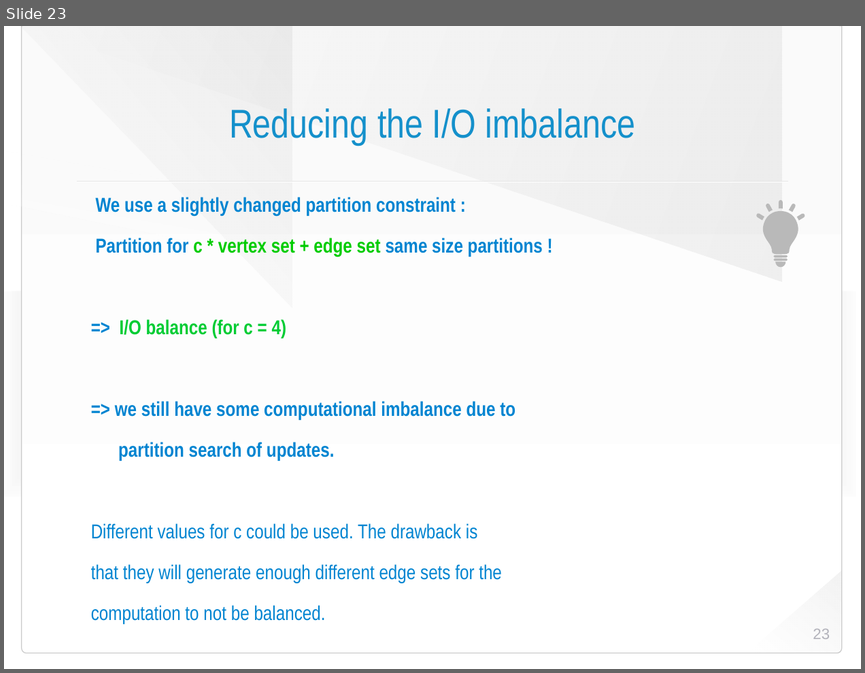
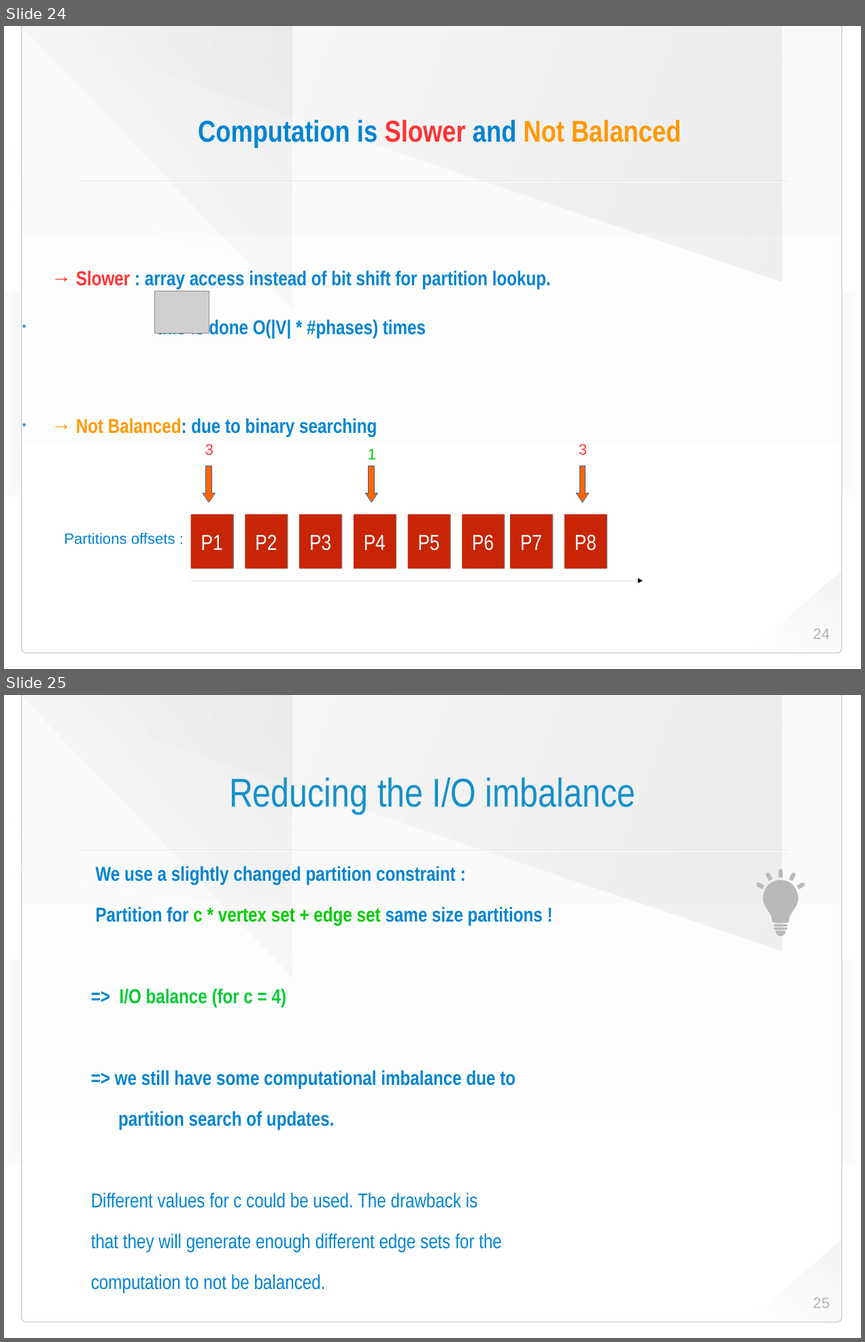
Before and after one commit to HaprianVlad/chaos, a slide deck: presentation.odp. Shown one above the other, each under a label of ours: slide 23 before the commit, slides 24 and 25 after it. The pictures are 865x673 and 865x1342 pixels, drawn with LibreOffice and Linux fonts; fonts in the diff are those of the drawing; grey boxes stand for pictures; background and template pictures are left out. Boxes give left, top, right and bottom in pixels: in the first picture for what was removed or moved away, otherwise in the second. Text is boxed around its words. In the diff, an @@ line names an element or a change of style, - is before the commit and + after.

```diff
--- a/presentation.odp
+++ b/presentation.odp
@@ slide 24 added at bbox=[4, 26, 861, 669], background picture (left out); not listed: 8 template elements that a slide beside it also shows @@
@@ title added at bbox=[198, 120, 681, 148], 36 pt, text #0084D1, bold @@
+Computation is Slower and Not Balanced
@@ text added at bbox=[76, 270, 551, 436], 24 pt, text #0084D1, bold @@
+→ Slower : array access instead of bit shift for partition lookup.
+• this is done O(|V| * #phases) times
+• → Not Balanced: due to binary searching
@@ picture added at bbox=[155, 291, 209, 333] @@
@@ text added at bbox=[205, 444, 213, 455], 18 pt, text #FF3333 @@
+3
@@ text added at bbox=[368, 448, 376, 459], 18 pt, text #00CC00 @@
+1
@@ text added at bbox=[579, 444, 587, 454], 18 pt, text #FF3333 @@
+3
@@ down arrow added at bbox=[203, 466, 215, 502], fill #FF6600, outline #3465A4 0 pt @@
@@ down arrow added at bbox=[366, 466, 377, 502], fill #FF6600, outline #3465A4 0 pt @@
@@ down arrow added at bbox=[577, 466, 588, 502], fill #FF6600, outline #3465A4 0 pt @@
@@ rectangle added at bbox=[191, 514, 233, 568], fill #C82506, 26 pt, text #FFFFFF @@
+P1
@@ rectangle added at bbox=[245, 514, 287, 568], fill #C82506, 26 pt, text #FFFFFF @@
+P2
@@ rectangle added at bbox=[299, 514, 341, 568], fill #C82506, 26 pt, text #FFFFFF @@
+P3
@@ rectangle added at bbox=[354, 514, 396, 568], fill #C82506, 26 pt, text #FFFFFF @@
+P4
@@ rectangle added at bbox=[408, 514, 450, 568], fill #C82506, 26 pt, text #FFFFFF @@
+P5
@@ rectangle added at bbox=[462, 514, 504, 568], fill #C82506, 26 pt, text #FFFFFF @@
+P6
@@ rectangle added at bbox=[510, 514, 552, 568], fill #C82506, 26 pt, text #FFFFFF @@
+P7
@@ rectangle added at bbox=[564, 514, 606, 568], fill #C82506, 26 pt, text #FFFFFF @@
+P8
@@ text added at bbox=[64, 533, 175, 544], 18 pt, text #0084D1 @@
+Partitions offsets :
@@ arrow added from (191, 580) to (643, 580), #000000 0 pt @@
@@ page number added at bbox=[813, 628, 830, 639], 18 pt, text #B3B3BB @@
+24
@@ what was slide 23 is now slide 25 @@
@@ page number at bbox=[813, 1297, 830, 1308]: text changed @@
-23
+25
```
Also in this commit, not shown: 9 slides changed, 1 other slide added, 1 other file.
